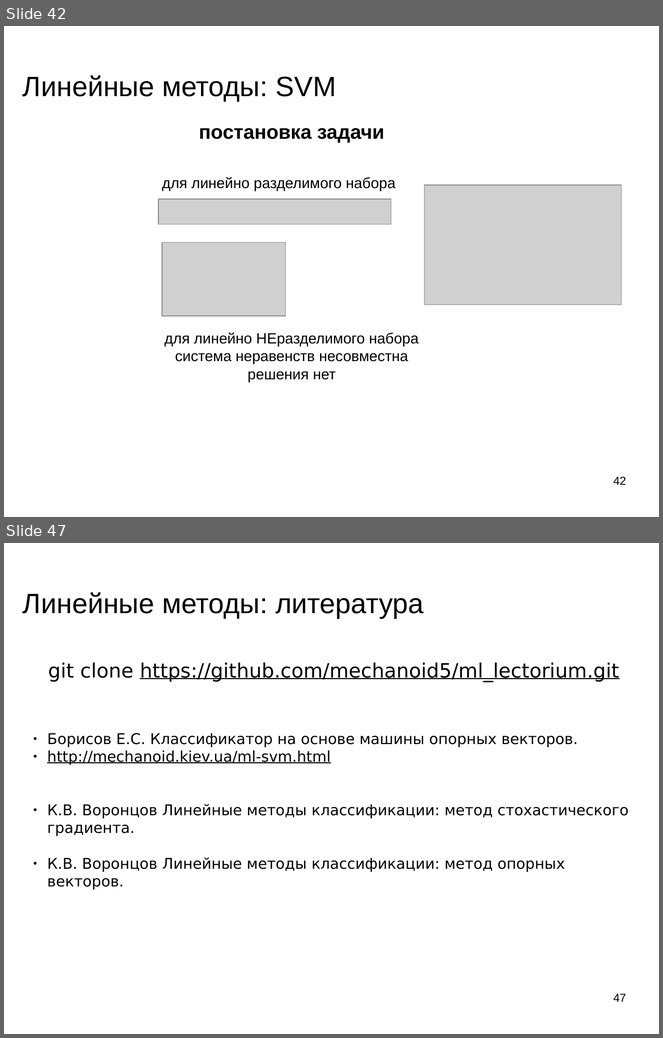
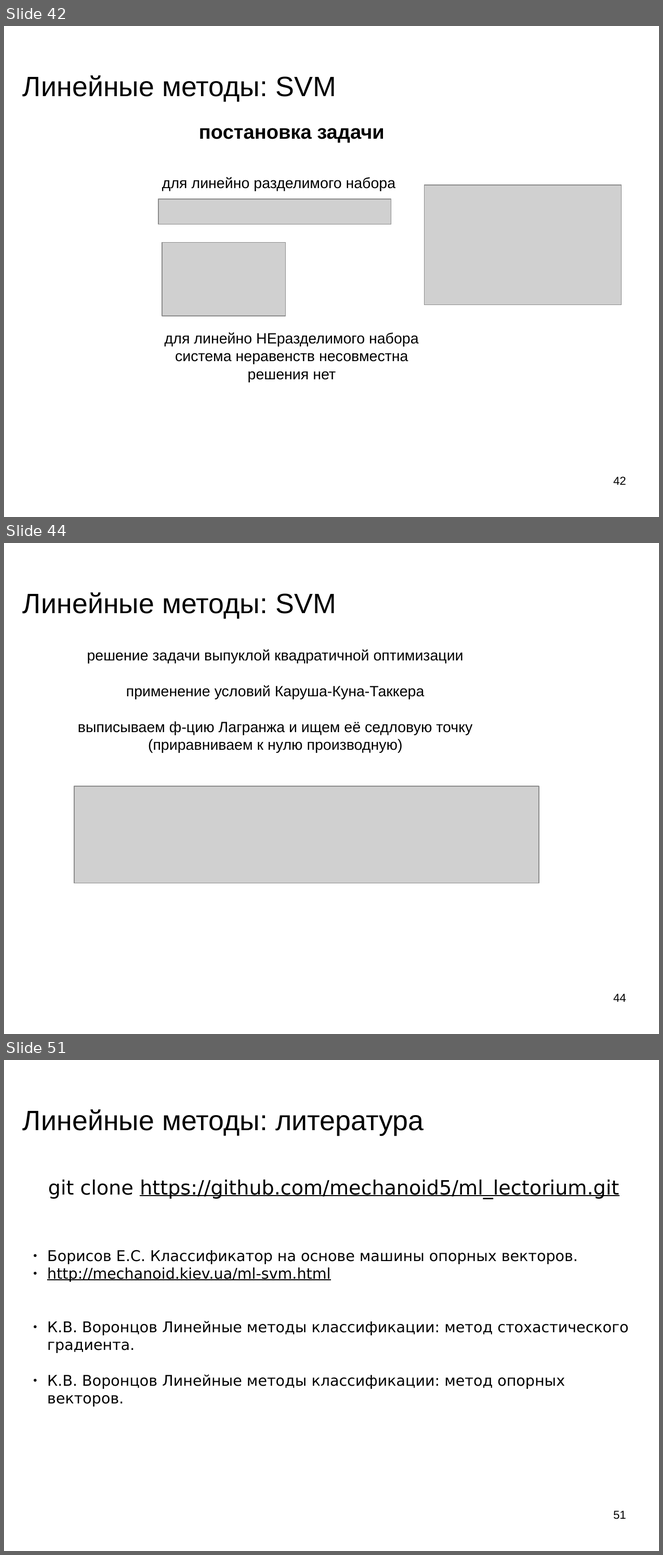
Before and after one commit to mechanoid5/ml_lectorium_legacy, a slide deck: 09-linear.odp. Shown one above the other, each under a label of ours: slides 42 and 47 before the commit, slides 42, 44 and 51 after it; the slides between them are not shown. The pictures are 663x1038 and 663x1555 pixels, drawn with LibreOffice and Linux fonts; fonts in the diff are those of the drawing; grey boxes stand for pictures; background and template pictures are left out. Boxes give left, top, right and bottom in pixels: in the first picture for what was removed or moved away, otherwise in the second. Text is boxed around its words. In the diff, an @@ line names an element or a change of style, - is before the commit and + after.

```diff
--- a/09-linear.odp
+++ b/09-linear.odp
@@ slide 44 added at (4, 543, 659, 1034), background picture (left out) @@
@@ title added at (23, 592, 336, 618), 33.9 pt, text #000000 @@
+Линейные методы: SVM
@@ text added at (78, 649, 473, 753), 18 pt, text #000000 @@
+решение задачи выпуклой квадратичной оптимизации
+применение условий Каруша-Куна-Таккера
+выписываем ф-цию Лагранжа и ищем её седловую точку
+(приравниваем к нулю производную)
@@ picture added at (74, 786, 539, 884) @@
@@ page number added at (613, 994, 626, 1002), 14 pt, text #000000 @@
+44
@@ what was slide 47 is now slide 51 @@
@@ page number at (613, 1511, 626, 1520): text changed @@
-47
+51
```
Also in this commit, not shown: 4 slides changed, 4 other slides added, 1 slide removed, 1 other file.
